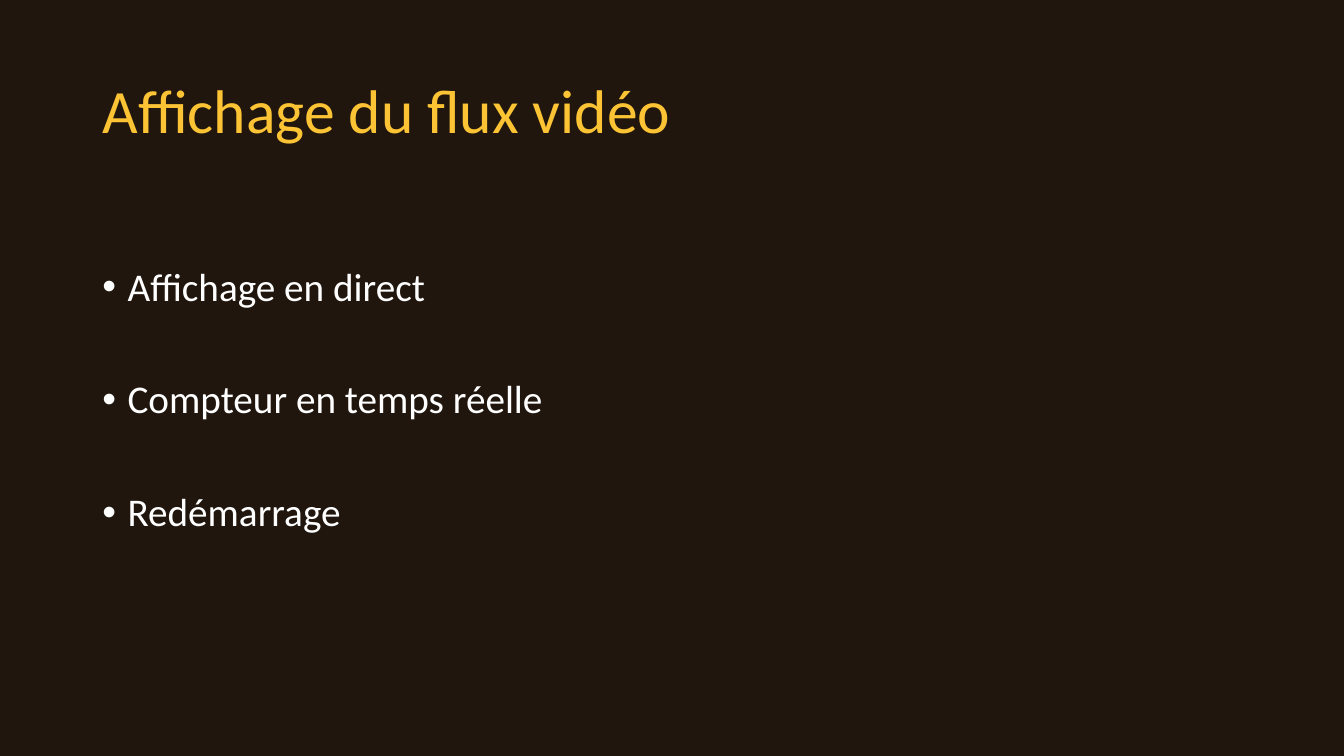
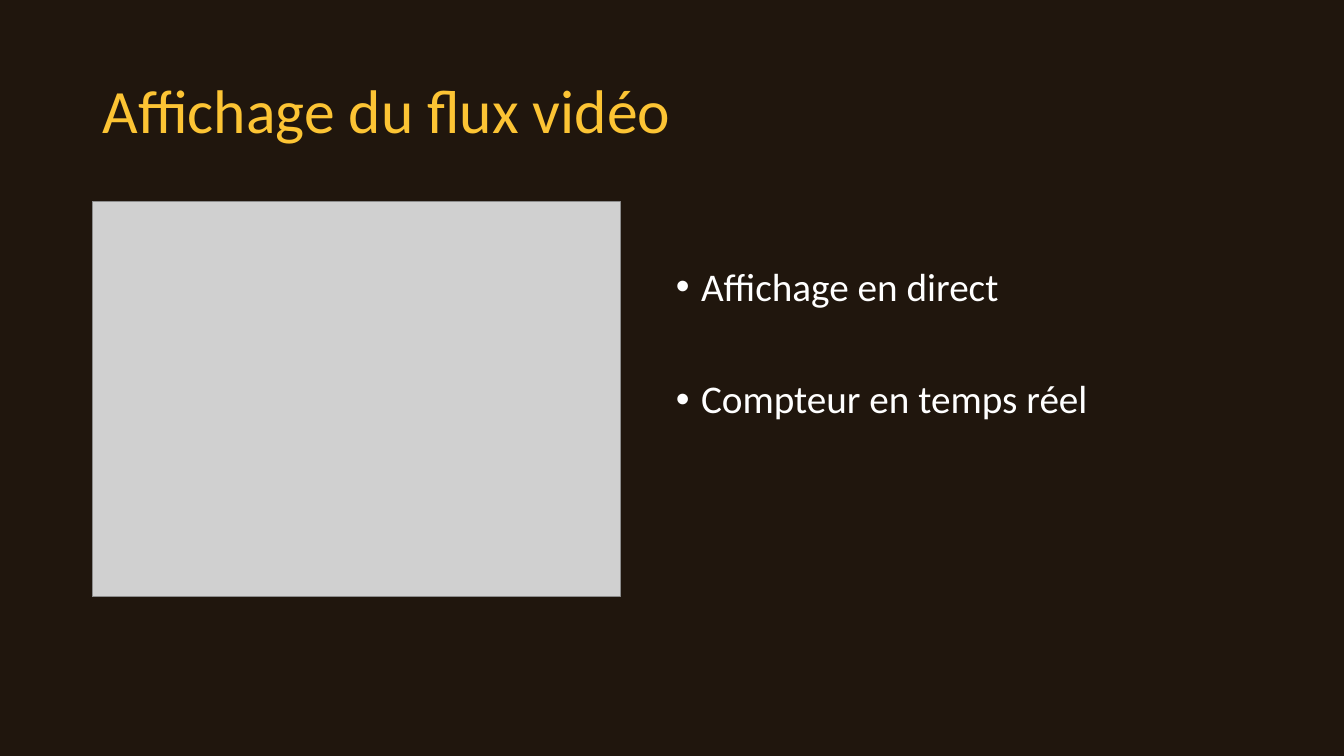
Before and after one commit to gdgaetan/openbee, a slide deck: slide 7 of présentation.pptx (slide 6 before the commit). Drawn at 1344x756 pixels with LibreOffice and Linux fonts; fonts in the diff are those of the drawing; grey boxes stand for pictures; background and template pictures are left out. Boxes give left, top, right and bottom in pixels: in the first picture for what was removed or moved away, otherwise in the second. Text is boxed around its words. In the diff, an @@ line names an element or a change of style, - is before the commit and + after.

```diff
--- a/présentation.pptx
+++ b/présentation.pptx
@@ picture added at [93, 202, 621, 598] @@
@@ text "Affichage en direct": place and size @@
-text "Affichage en direct" at [128, 273, 543, 533]
+text "Affichage en direct" at [701, 273, 1087, 420]
@@ text at [701, 385, 1087, 420]: text changed @@
-• Compteur en temps réelle
-• Redémarrage
+• Compteur en temps réel
```
Also in this commit, not shown: 10 other slides changed, 8 slides added, 1 slide removed, 1 other file.
